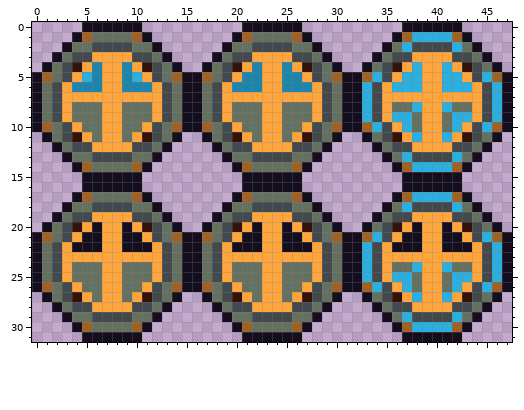
Pixel-art sprite, stored at Entities/Characters/Golem/golem.png. This is how it looked before the edit.
The file is 48x32 pixels.
And afterwards:
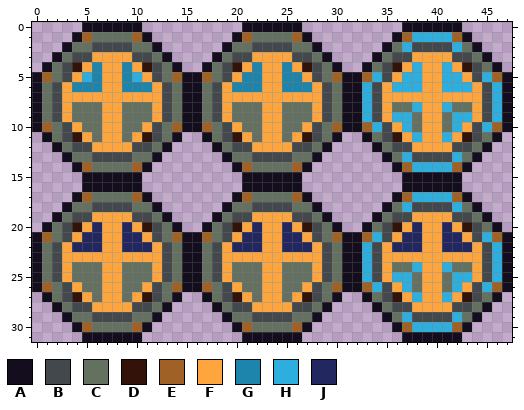
Palette (. is transparent): A #130d1d  B #42484b  C #647160  D #33120a  E #9f6125  F #fea53d  G #1d85ab  H #2cafde  J #222760
Commit: Improved sprite for soulless golem to still indicate team
The edit:
Changed rows in their new state; - is an unchanged pixel.
first column x 4:
20 --J--J------------J--J------------J--J--
21 -JJ--JJ----------JJ--JJ----------JJ--JJ-
22 JJJ--JJJ--------JJJ--JJJ--------JJJ--JJJ
Pixel boxes of the changes (left, top, right, bottom) in both pictures:
changed: (72, 222, 152, 252)
changed: (232, 222, 312, 252)
changed: (392, 222, 472, 252)
